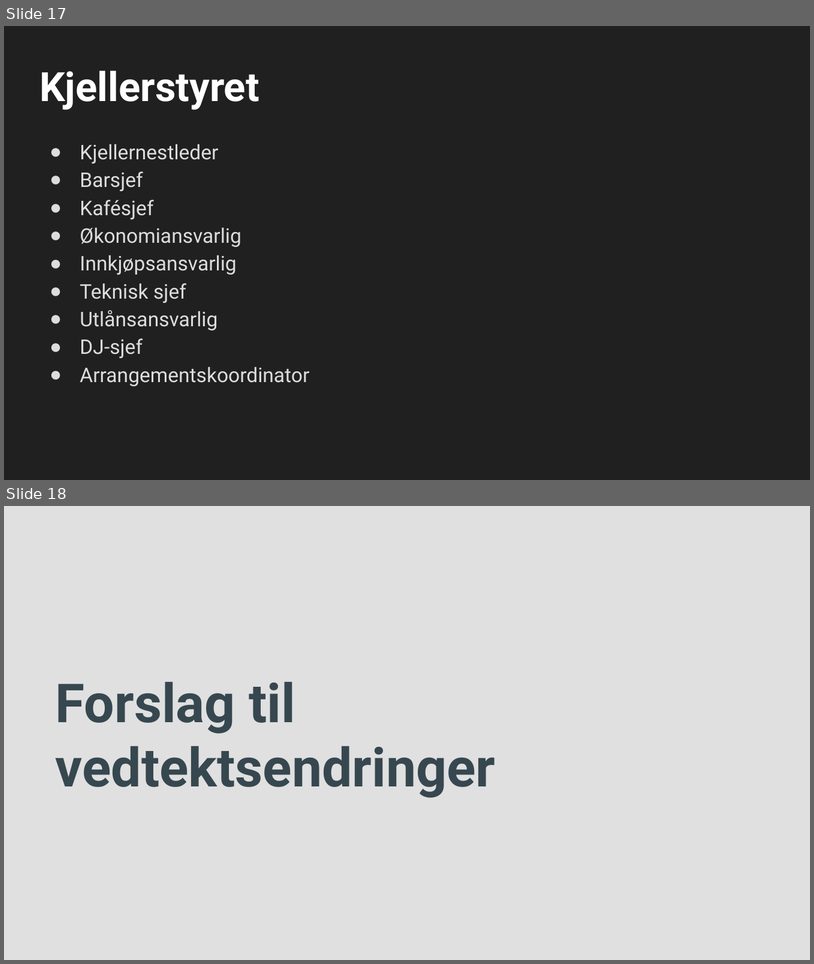
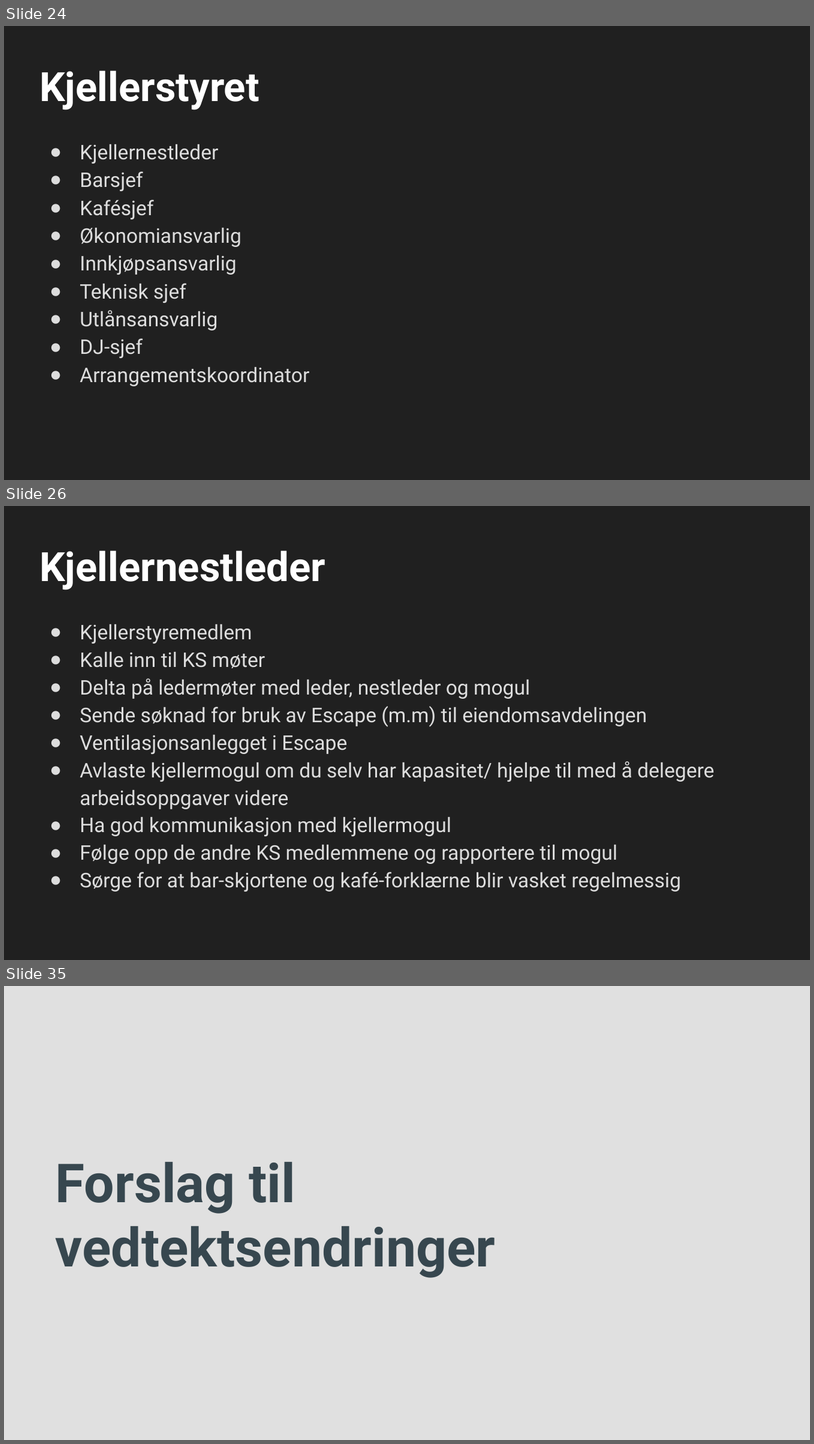
Before and after one commit to cybernetisk/docs, a slide deck: generalforsamling/21H/Generalforsamling H2021.pptx. Shown one above the other, each under a label of ours: slides 17 and 18 before the commit, slides 24, 26 and 35 after it; the slides between them are not shown. The pictures are 814x964 and 814x1444 pixels, drawn with LibreOffice and Linux fonts; fonts in the diff are those of the drawing; background and template pictures are left out. Boxes give left, top, right and bottom in pixels: in the first picture for what was removed or moved away, otherwise in the second. Text is boxed around its words. In the diff, an @@ line names an element or a change of style, - is before the commit and + after.

```diff
--- a/generalforsamling/21H/Generalforsamling H2021.pptx
+++ b/generalforsamling/21H/Generalforsamling H2021.pptx
@@ slide 26 added at [4, 506, 810, 960], background #202020 @@
@@ title added at [39, 550, 326, 590], 36 pt, text #FFFFFF, bold @@
+Kjellernestleder
@@ text added at [80, 624, 714, 891], 18 pt, text #DDDDDD @@
+● Kjellerstyremedlem
+● Kalle inn til KS møter
+● Delta på ledermøter med leder, nestleder og mogul
+● Sende søknad for bruk av Escape (m.m) til eiendomsavdelingen
+● Ventilasjonsanlegget i Escape
+● Avlaste kjellermogul om du selv har kapasitet/ hjelpe til med å delegere arbeidsoppgaver videre
+● Ha god kommunikasjon med kjellermogul
+● Følge opp de andre KS medlemmene og rapportere til mogul
+● Sørge for at bar-skjortene og kafé-forklærne blir vasket regelmessig
@@ what was slide 17 is now slide 24 @@
@@ what was slide 18 is now slide 35 @@
```
Also in this commit, not shown: 3 slides changed, 23 other slides added, 5 slides removed, 3 other files.
